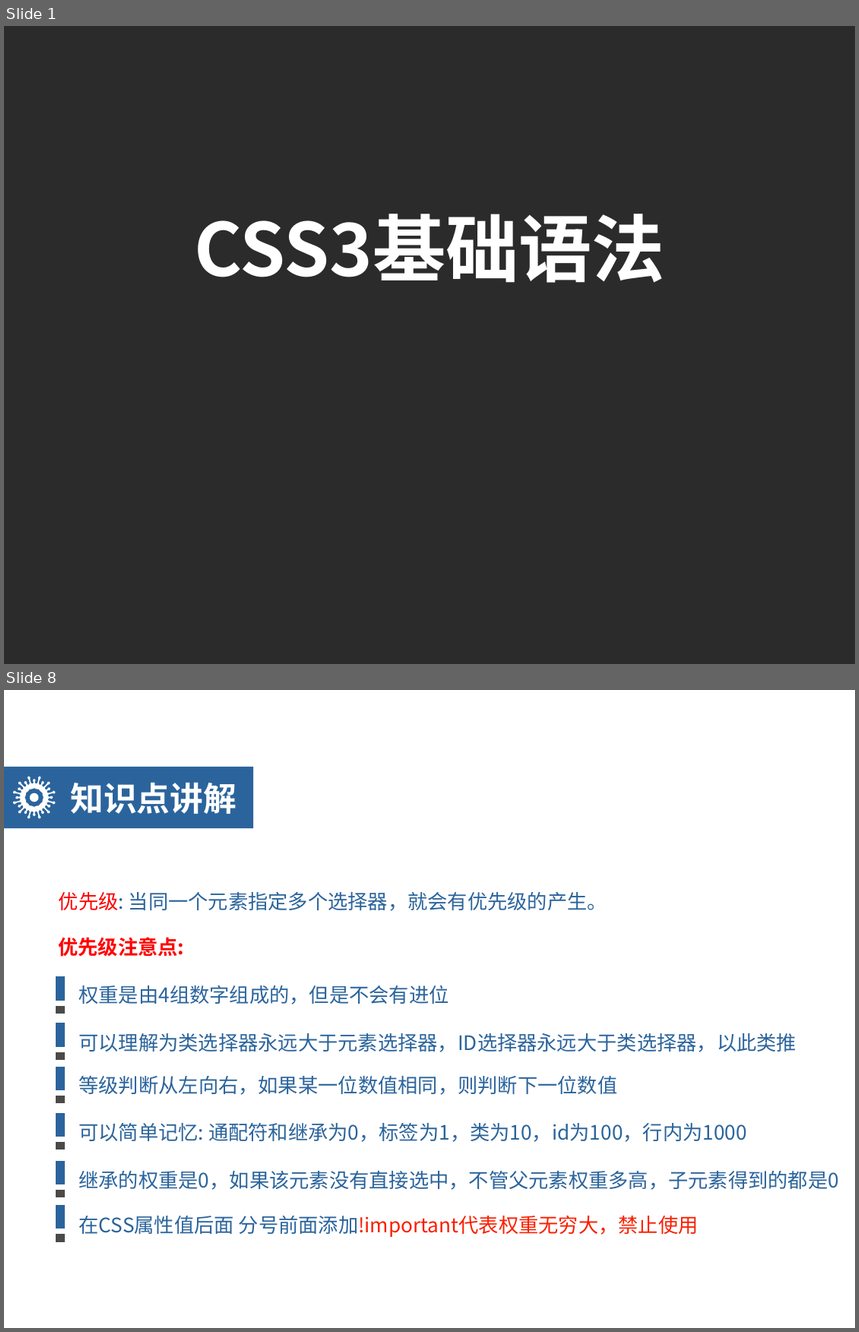
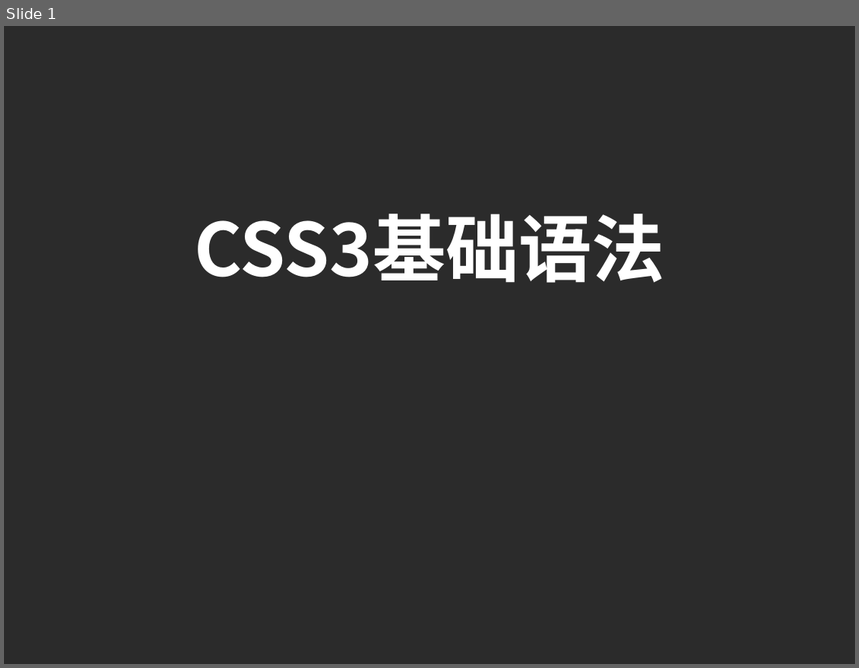
Before and after one commit to Ischenchenya/HTMLandCSSCourse, a slide deck: day06-CSS3/teach/day06-HTML5CSS3.pptx. Shown one above the other, each under a label of ours: slides 1 and 8 before the commit, slide 1 after it; the slides between them are not shown. The pictures are 859x1332 and 859x668 pixels, drawn with LibreOffice and Linux fonts; fonts in the diff are those of the drawing; background and template pictures are left out; a plain dark background stands for a picture behind light text. Boxes give left, top, right and bottom in pixels: in the first picture for what was removed or moved away, otherwise in the second. Text is boxed around its words. In the diff, an @@ line names an element or a change of style, - is before the commit and + after.

Commit message:
添加: day06-HTML5CSS3

```diff
--- a/day06-CSS3/teach/day06-HTML5CSS3.pptx
+++ b/day06-CSS3/teach/day06-HTML5CSS3.pptx
@@ slide 8 removed at (4, 690, 855, 1328), background picture (left out) @@
@@ rectangle removed at (4, 767, 253, 828) @@
@@ freeform shape removed at (13, 776, 56, 818) @@
@@ text removed at (70, 782, 237, 814) @@
-知识点讲解
@@ text removed at (59, 892, 607, 911) @@
-优先级: 当同一个元素指定多个选择器，就会有优先级的产生。
@@ text removed at (58, 937, 184, 957) @@
-优先级注意点:
@@ rectangle removed at (55, 976, 66, 1002) @@
@@ text removed at (78, 986, 449, 1005) @@
-权重是由4组数字组成的，但是不会有进位
@@ rectangle removed at (55, 1005, 66, 1015) @@
@@ rectangle removed at (55, 1022, 66, 1047) @@
@@ rectangle removed at (55, 1052, 66, 1061) @@
@@ text removed at (78, 1034, 797, 1053) @@
-可以理解为类选择器永远大于元素选择器，ID选择器永远大于类选择器，以此类推
@@ rectangle removed at (55, 1066, 66, 1091) @@
@@ text removed at (79, 1076, 618, 1095) @@
-等级判断从左向右，如果某一位数值相同，则判断下一位数值
@@ rectangle removed at (55, 1094, 66, 1104) @@
@@ rectangle removed at (55, 1112, 66, 1137) @@
@@ rectangle removed at (55, 1141, 66, 1151) @@
@@ text removed at (78, 1123, 747, 1142) @@
-可以简单记忆: 通配符和继承为0，标签为1，类为10，id为100，行内为1000
@@ rectangle removed at (55, 1160, 66, 1185) @@
@@ rectangle removed at (55, 1189, 66, 1198) @@
@@ text removed at (78, 1171, 838, 1190) @@
-继承的权重是0，如果该元素没有直接选中，不管父元素权重多高，子元素得到的都是0
@@ rectangle removed at (55, 1205, 66, 1230) @@
@@ rectangle removed at (55, 1233, 66, 1243) @@
@@ text removed at (78, 1216, 699, 1237) @@
-在CSS属性值后面 分号前面添加!important代表权重无穷大，禁止使用
```
Also in this commit, not shown: 23 other slides changed, 14 slides added, 9 other slides removed, 1 other file.
